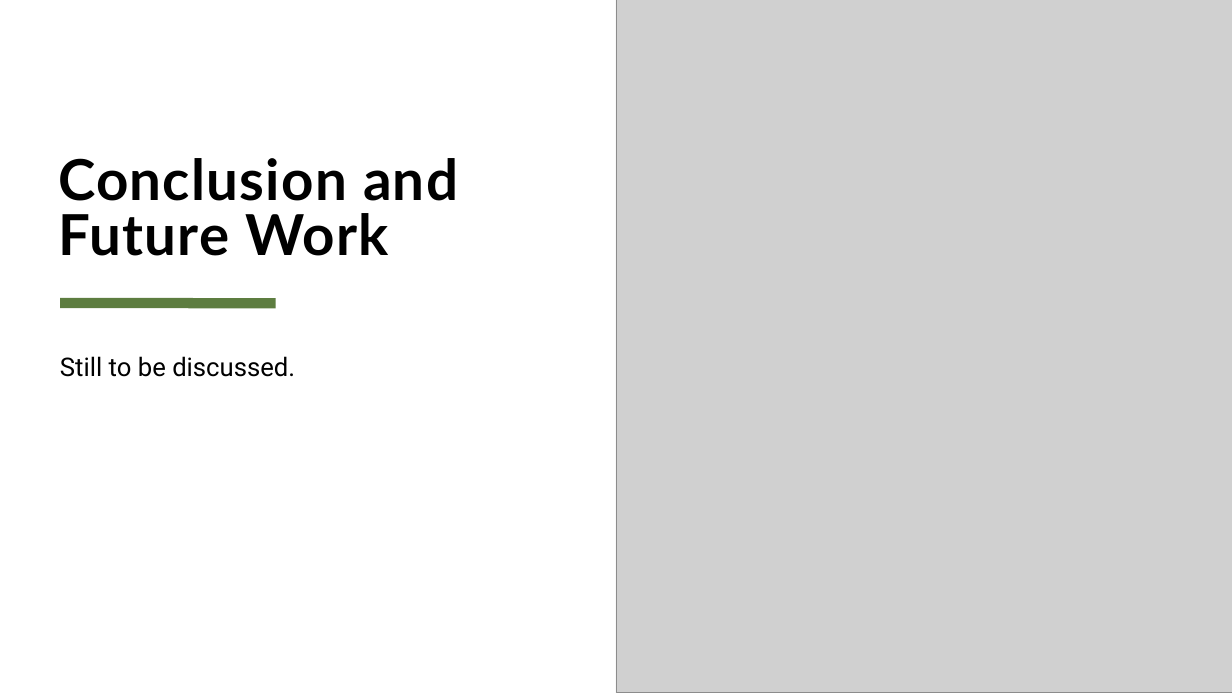
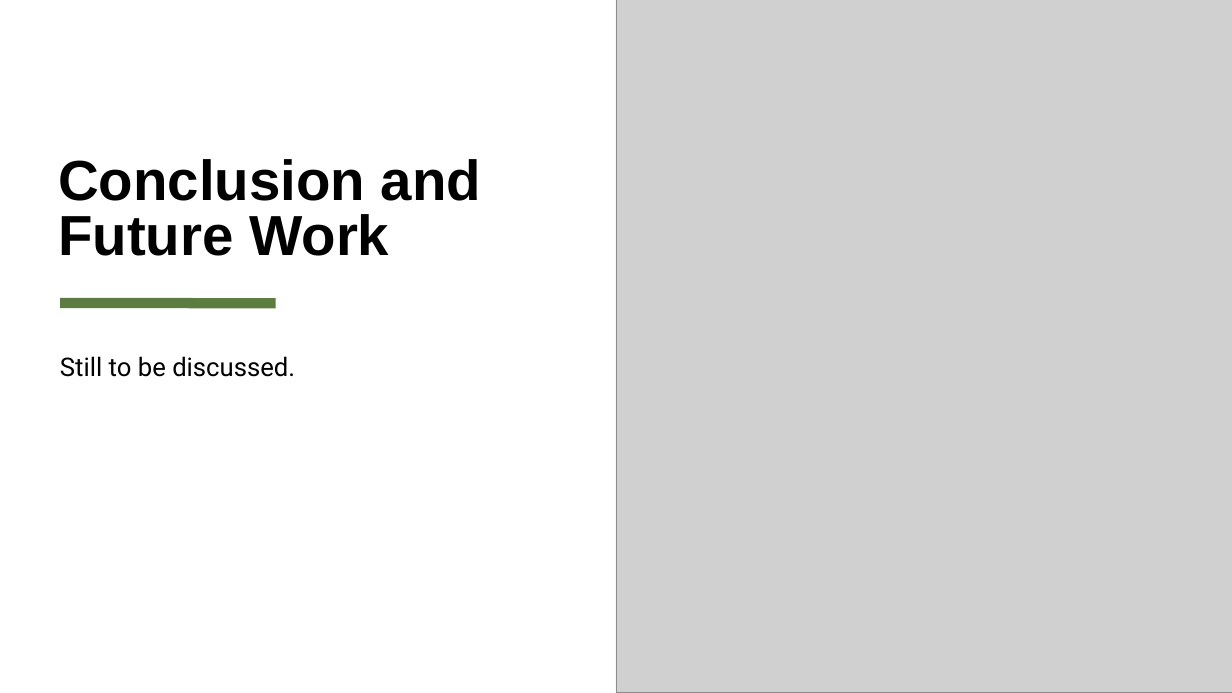
Before and after one commit to nhlokomomhlophe/2401PTDS_Regression_Project, a slide deck: slide 19 of Climate Change Impact on Agriculture.pptx. Drawn at 1232x693 pixels with LibreOffice and Linux fonts; fonts in the diff are those of the drawing; grey boxes stand for pictures. Boxes give left, top, right and bottom in pixels: in the first picture for what was removed or moved away, otherwise in the second. Text is boxed around its words. In the diff, an @@ line names an element or a change of style, - is before the commit and + after.

```diff
--- a/Climate Change Impact on Agriculture.pptx
+++ b/Climate Change Impact on Agriculture.pptx
@@ title "Conclusion and Future Work" at <box>58,159,481,256</box>: font Lato to Arial, letter spacing 1 to 0 pt @@
```
Also in this commit, not shown: 19 other slides changed, 1 other file.
